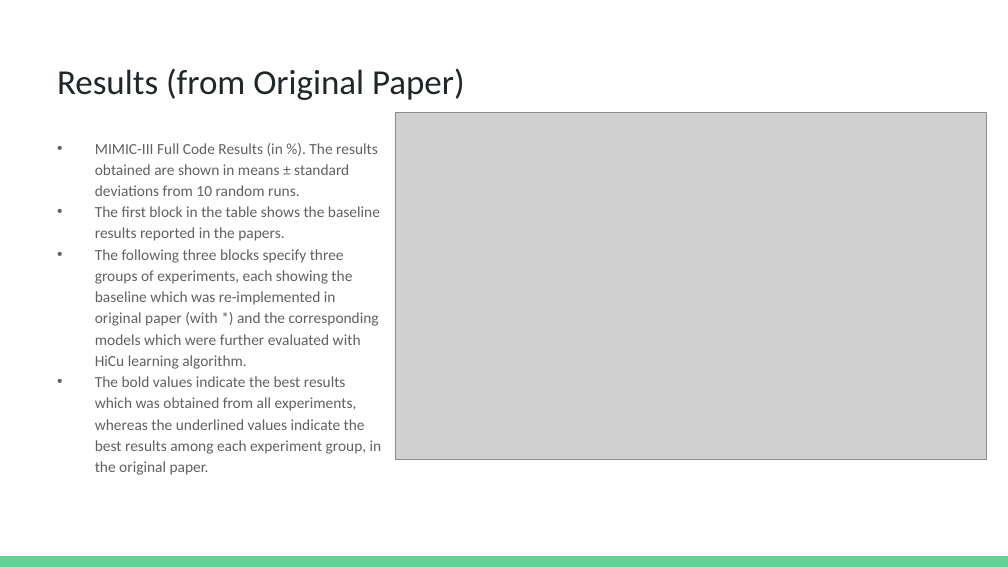
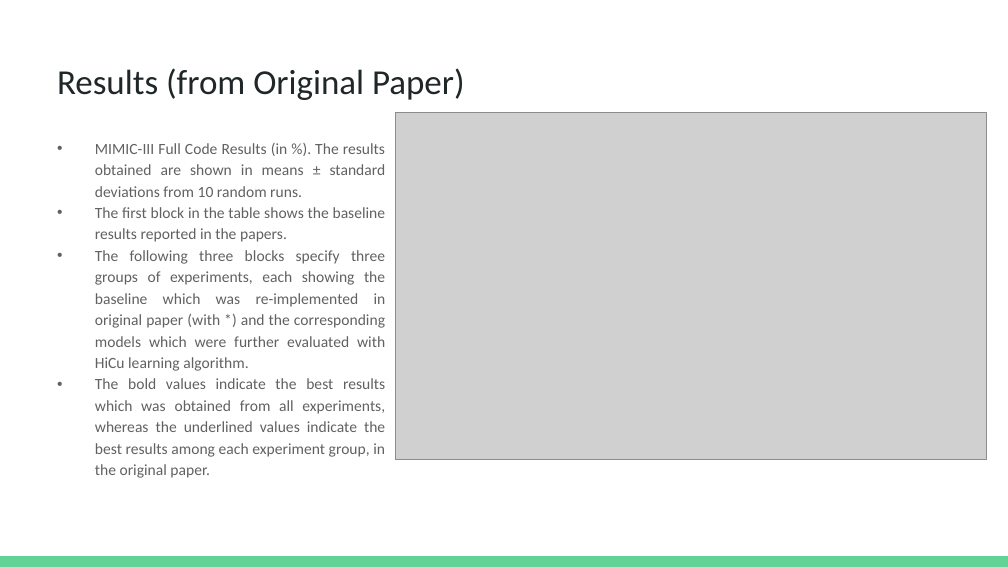
Before and after one commit to dbiswas0605/MCS-DS-CS598-DLH-HiCu, a slide deck: slide 6 of Presentation/CS598 DL4H Project Presentation.pptx (slide 7 before the commit). Drawn at 1008x567 pixels with LibreOffice and Linux fonts; fonts in the diff are those of the drawing; grey boxes stand for pictures. Boxes give left, top, right and bottom in pixels: in the first picture for what was removed or moved away, otherwise in the second. Text is boxed around its words. In the diff, an @@ line names an element or a change of style, - is before the commit and + after.

```diff
--- a/Presentation/CS598 DL4H Project Presentation.pptx
+++ b/Presentation/CS598 DL4H Project Presentation.pptx
@@ text "MIMIC-III Full Code Results (in ..." at (x1=95, y1=143, x2=386, y2=478): size 11 to 11.1 pt; alignment left to justified @@
```
Also in this commit, not shown: 11 other slides changed.
